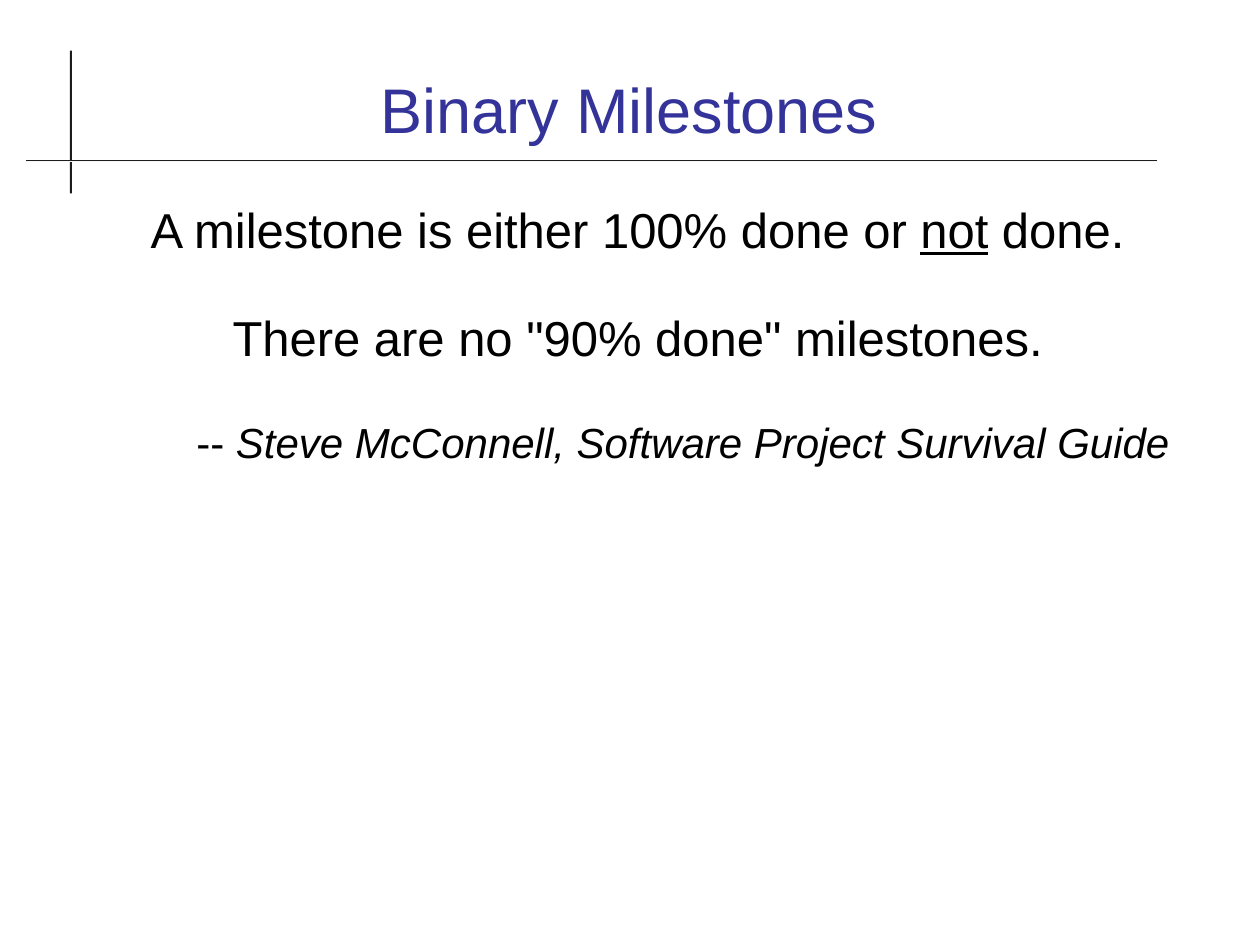
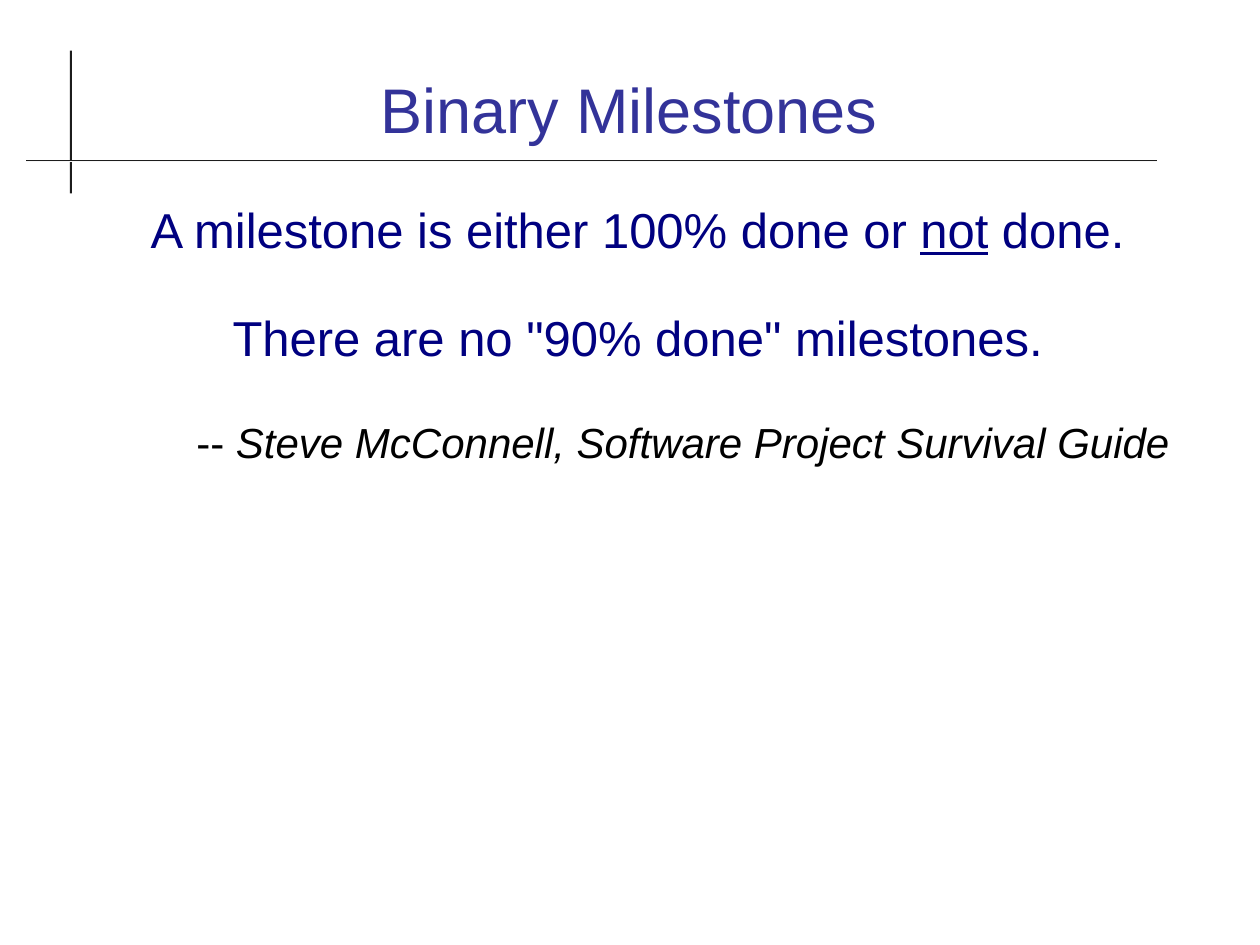
Before and after one commit to cpske/ISP, a slide deck: slide 6 of software-process/Team-Project.odp. Drawn at 1260x945 pixels with LibreOffice and Linux fonts; fonts in the diff are those of the drawing. Boxes give left, top, right and bottom in pixels: in the first picture for what was removed or moved away, otherwise in the second. Text is boxed around its words. In the diff, an @@ line names an element or a change of style, - is before the commit and + after.

```diff
--- a/software-process/Team-Project.odp
+++ b/software-process/Team-Project.odp
@@ text at <box>151,212,1124,357</box>: text colour #000000 to #000080 in "A milestone is either 100% done or ...", "There are no "90% done" milestones." @@
```
Also in this commit, not shown: 2 other slides changed, 9 slides added, 1 slide removed, 5 other files.
